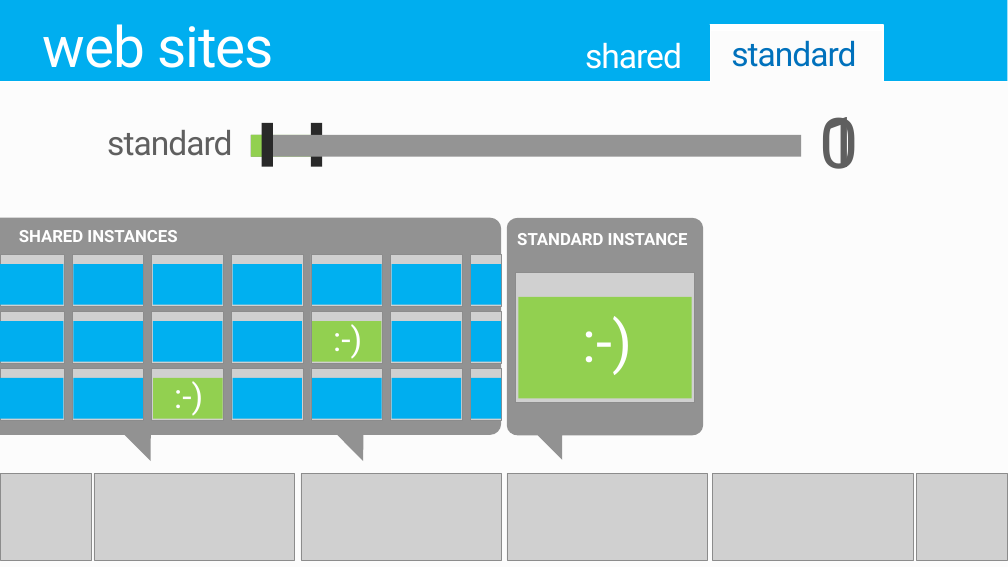
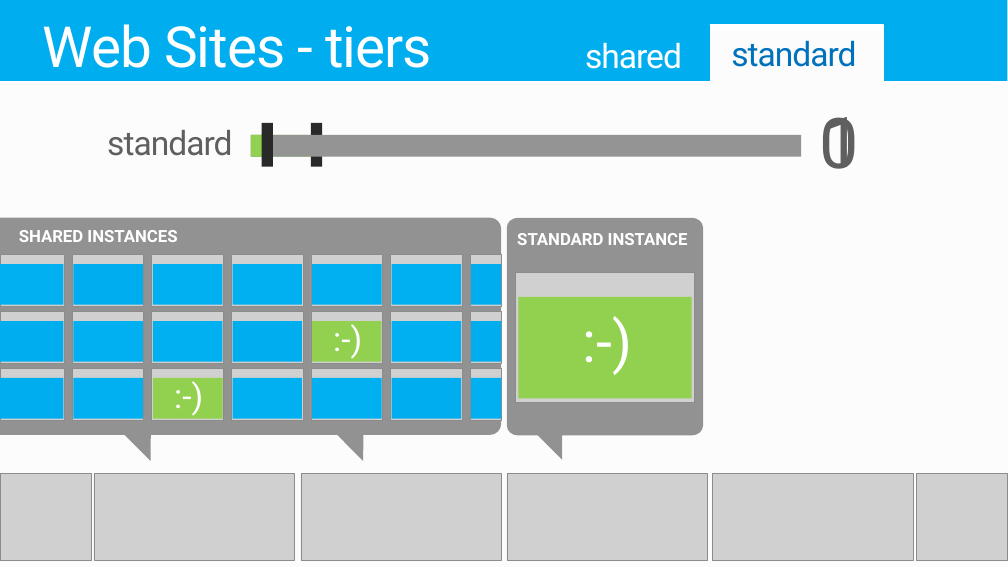
Before and after one commit to robdmoore/AzureWebAppsPresentation, a slide deck: slide 46 of Presentation.pptx (slide 30 before the commit). Drawn at 1008x567 pixels with LibreOffice and Linux fonts; fonts in the diff are those of the drawing; grey boxes stand for pictures; background and template pictures are left out. Boxes give left, top, right and bottom in pixels: in the first picture for what was removed or moved away, otherwise in the second. Text is boxed around its words. In the diff, an @@ line names an element or a change of style, - is before the commit and + after.

```diff
--- a/Presentation.pptx
+++ b/Presentation.pptx
@@ title at <box>43,24,432,82</box>: text changed @@
-web sites
+Web Sites - tiers
```
Also in this commit, not shown: 16 other slides changed, 14 slides added, 3 slides removed.
